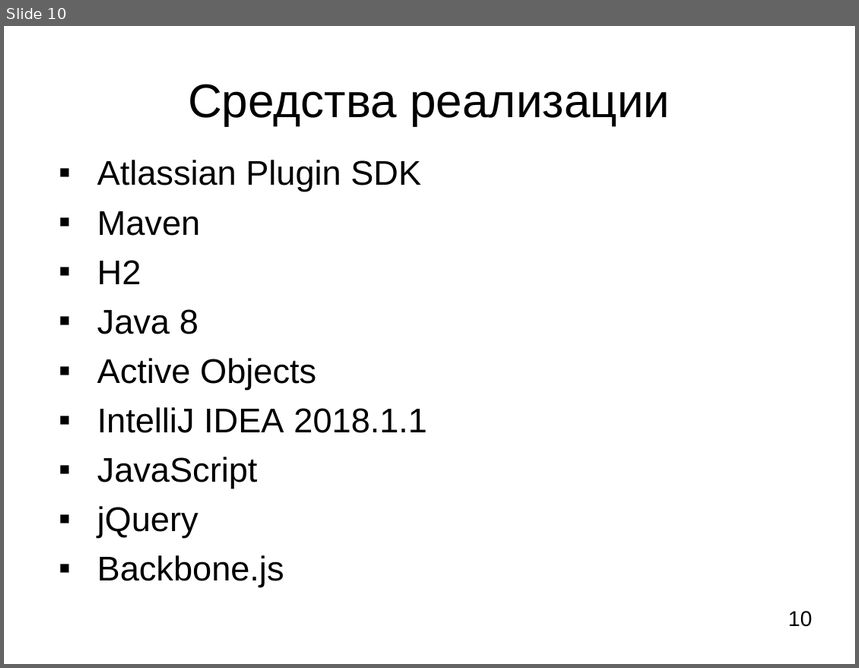
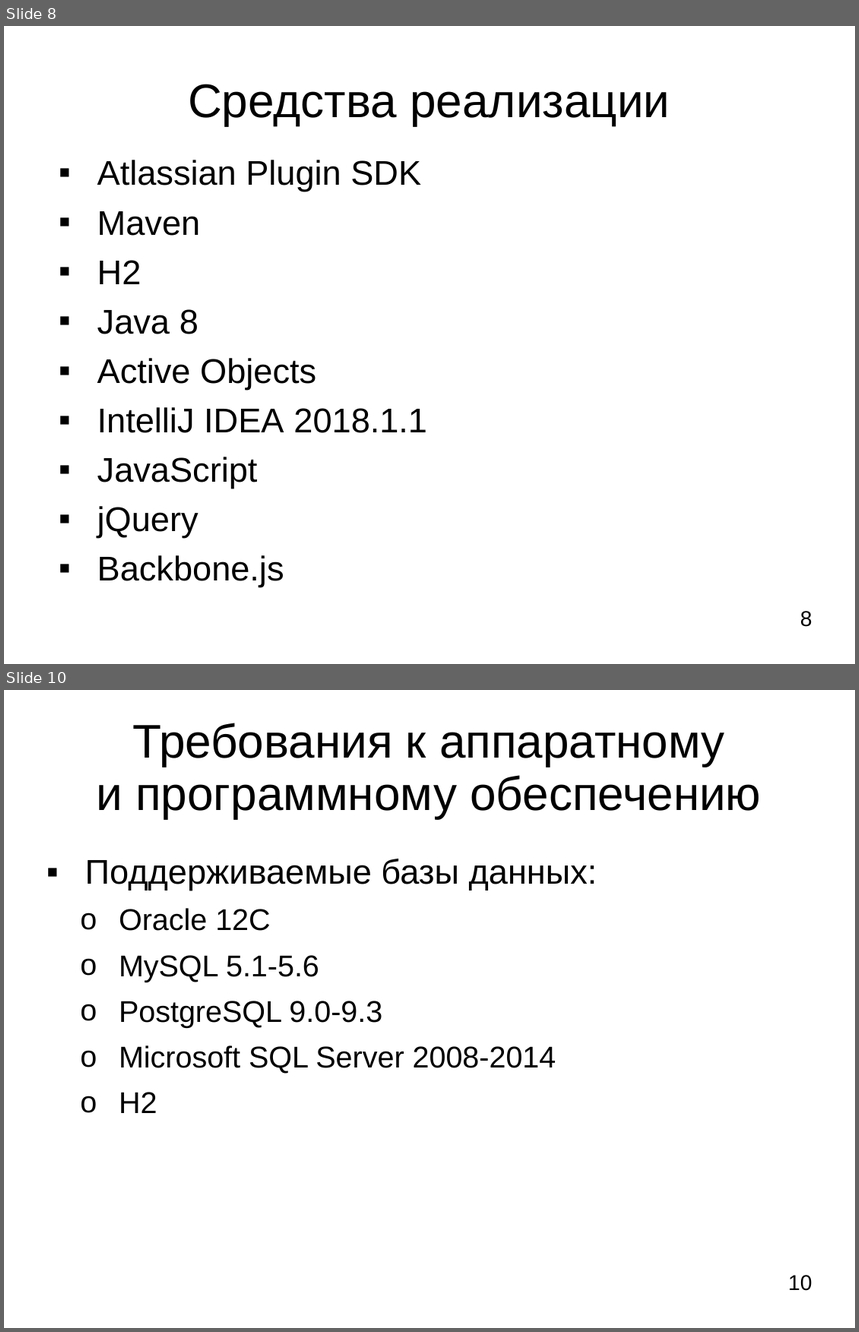
Before and after one commit to LilyTs/Diplom, a slide deck: Цаплина_(Дипломная).ppt. Shown one above the other, each under a label of ours: slide 10 before the commit, slides 8 and 10 after it; the slides between them are not shown. The pictures are 859x668 and 859x1332 pixels, drawn with LibreOffice and Linux fonts; fonts in the diff are those of the drawing. Boxes give left, top, right and bottom in pixels: in the first picture for what was removed or moved away, otherwise in the second. Text is boxed around its words. In the diff, an @@ line names an element or a change of style, - is before the commit and + after.

```diff
--- a/Цаплина_(Дипломная).ppt
+++ b/Цаплина_(Дипломная).ppt
@@ slide 10 added at bbox=[4, 690, 855, 1328], background #FFFFFF @@
@@ title added at bbox=[96, 723, 761, 819], 44 pt, text #000000 @@
+Требования к аппаратному и программному обеспечению
@@ text added at bbox=[85, 859, 598, 1113], 28 pt, text #000000 @@
+▪ Поддерживаемые базы данных:
+  o Oracle 12C
+  o MySQL 5.1-5.6
+  o PostgreSQL 9.0-9.3
+  o Microsoft SQL Server 2008-2014
+  o H2
@@ page number added at bbox=[788, 1275, 812, 1291], 20 pt, text #000000 @@
+10
@@ what was slide 10 is now slide 8 @@
@@ page number at bbox=[800, 611, 813, 627]: text changed @@
-10
+8
```
Also in this commit, not shown: 8 slides changed, 3 other slides added, 13 slides removed, 2 other files.
